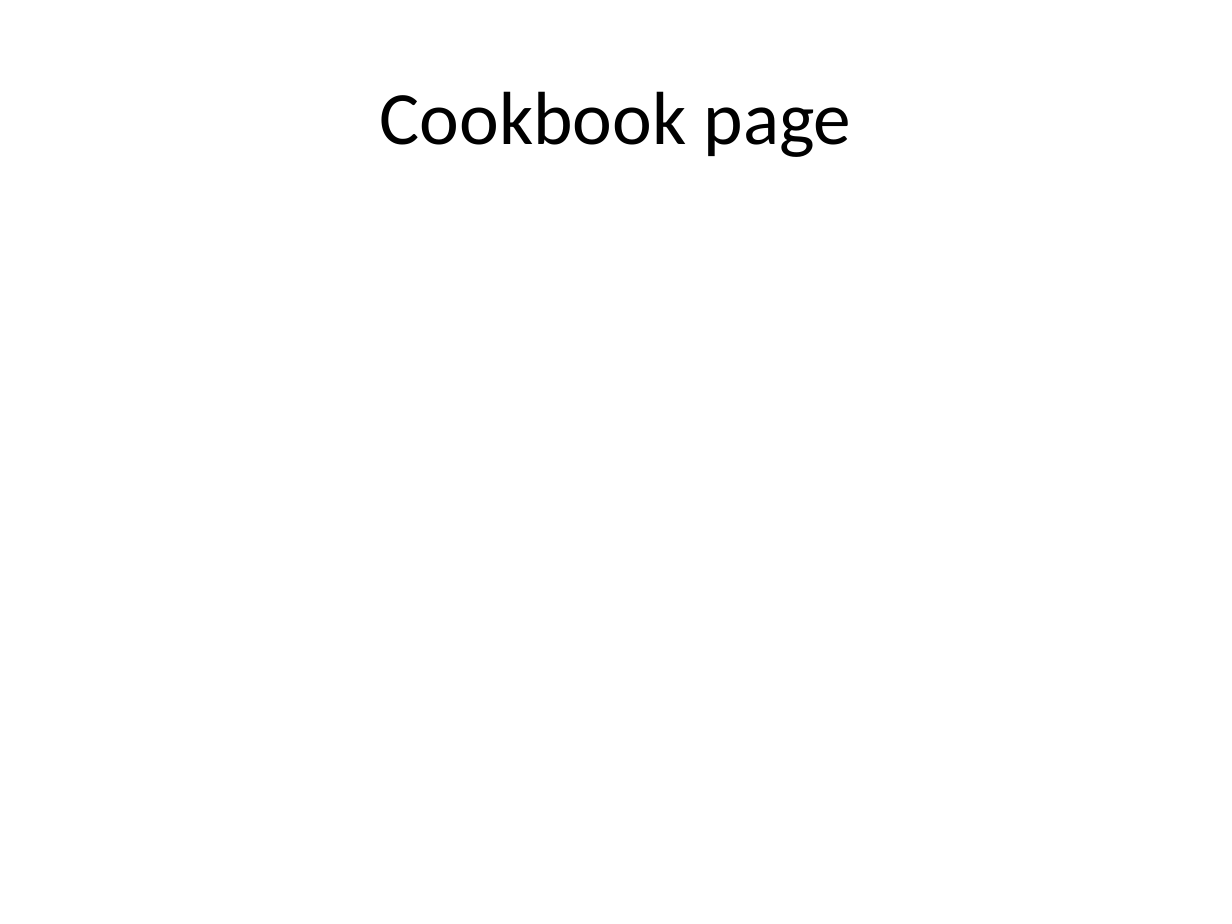
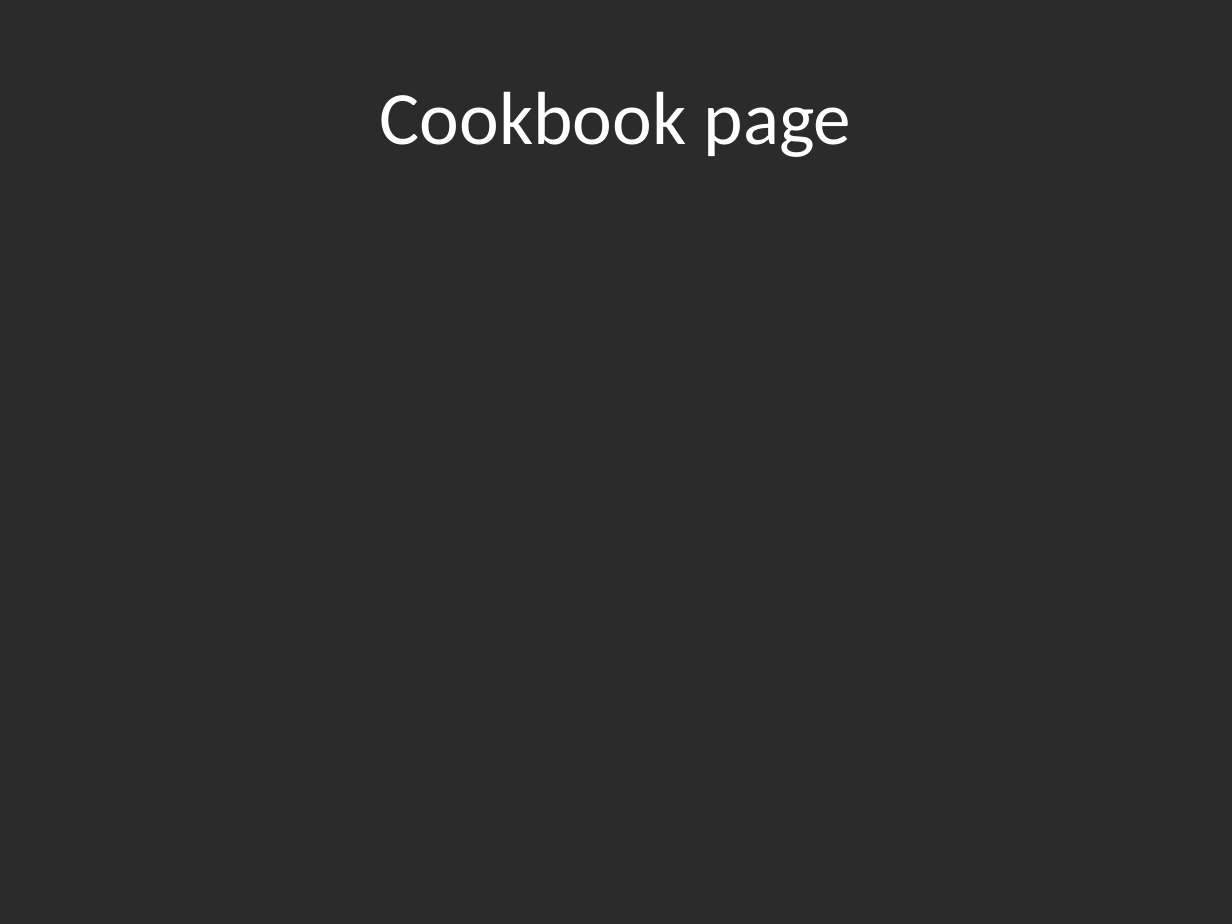
Before and after one commit to chieni/imhungry, a slide deck: slide 11 of ui-design.pptx. Drawn at 1232x924 pixels with LibreOffice and Linux fonts; fonts in the diff are those of the drawing; background and template pictures are left out; a plain dark background stands for a picture behind light text. Boxes give left, top, right and bottom in pixels: in the first picture for what was removed or moved away, otherwise in the second. Text is boxed around its words. In the diff, an @@ line names an element or a change of style, - is before the commit and + after.

```diff
--- a/ui-design.pptx
+++ b/ui-design.pptx
@@ background #FFFFFF to picture (left out) @@
@@ title "Cookbook page" at bbox=[380, 91, 852, 157]: text colour #000000 to #FFFFFF @@
```
Also in this commit, not shown: 13 other slides changed, 1 slide added, 1 other file.
